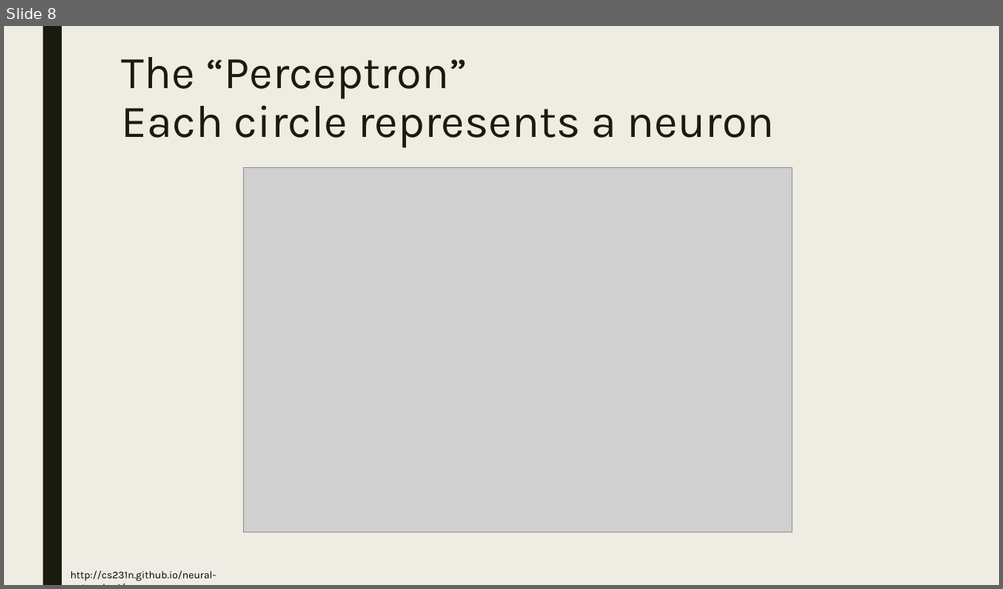
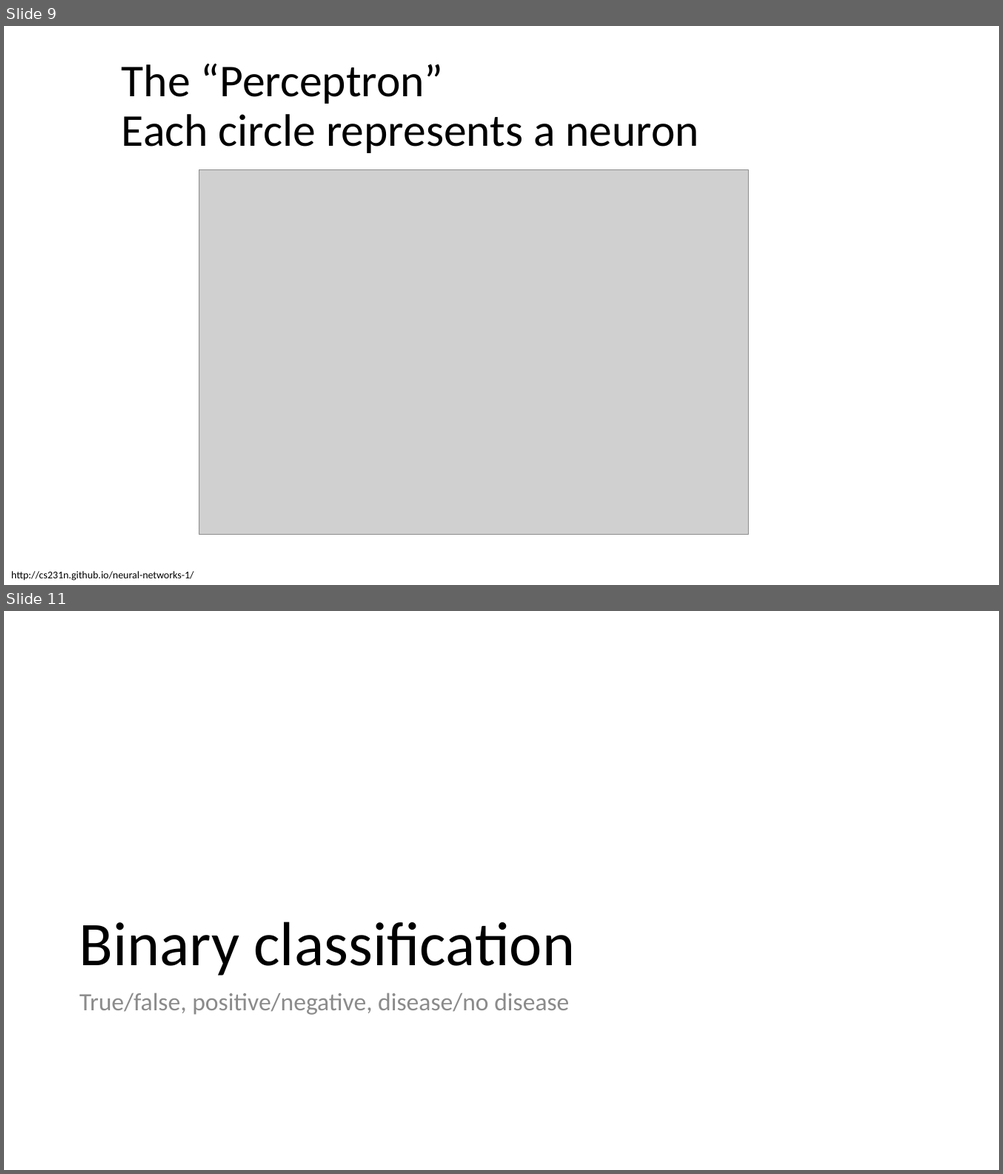
Before and after one commit to bahadirbklg/intro, a slide deck: 1 - introduction/DLMR 1 - introduction.pptx. Shown one above the other, each under a label of ours: slide 8 before the commit, slides 9 and 11 after it; the slides between them are not shown. The pictures are 1003x589 and 1003x1174 pixels, drawn with LibreOffice and Linux fonts; fonts in the diff are those of the drawing; grey boxes stand for pictures. Boxes give left, top, right and bottom in pixels: in the first picture for what was removed or moved away, otherwise in the second. Text is boxed around its words. In the diff, an @@ line names an element or a change of style, - is before the commit and + after.

```diff
--- a/1 - introduction/DLMR 1 - introduction.pptx
+++ b/1 - introduction/DLMR 1 - introduction.pptx
@@ slide 11 added at (4,611,999,1170), background #FFFFFF @@
@@ title added at (79,922,575,976), 60 pt, text #000000 @@
+Binary classification
@@ text added at (79,993,569,1015), 24 pt, text #8C8C8C @@
+True/false, positive/negative, disease/no disease
@@ what was slide 8 is now slide 9 @@
@@ slide 9 changed as well @@
@@ background #EFEDE3 to #FFFFFF @@
@@ rectangle removed at (42,26,62,585) @@
@@ title "The “Perceptron” Each circle represents ..." at (122,63,700,153): font Karla to Calibri, text colour #191B0E to #000000; line spacing 0.89 to 0.9; vertical alignment top to middle @@
@@ picture: place and size @@
-picture at (243,168,792,534)
+picture at (199,170,748,536)
@@ text "http://cs231n.github.io/neural-networks-1/": place and size @@
-text "http://cs231n.github.io/neural-networks-1/" at (71,571,216,582)
+text "http://cs231n.github.io/neural-networks-1/" at (11,571,194,581)
@@ text "http://cs231n.github.io/neural-networks-1/" at (11,571,194,581): font Karla to Calibri @@
```
Also in this commit, not shown: 16 other slides changed, 14 other slides added, 3 slides removed.
